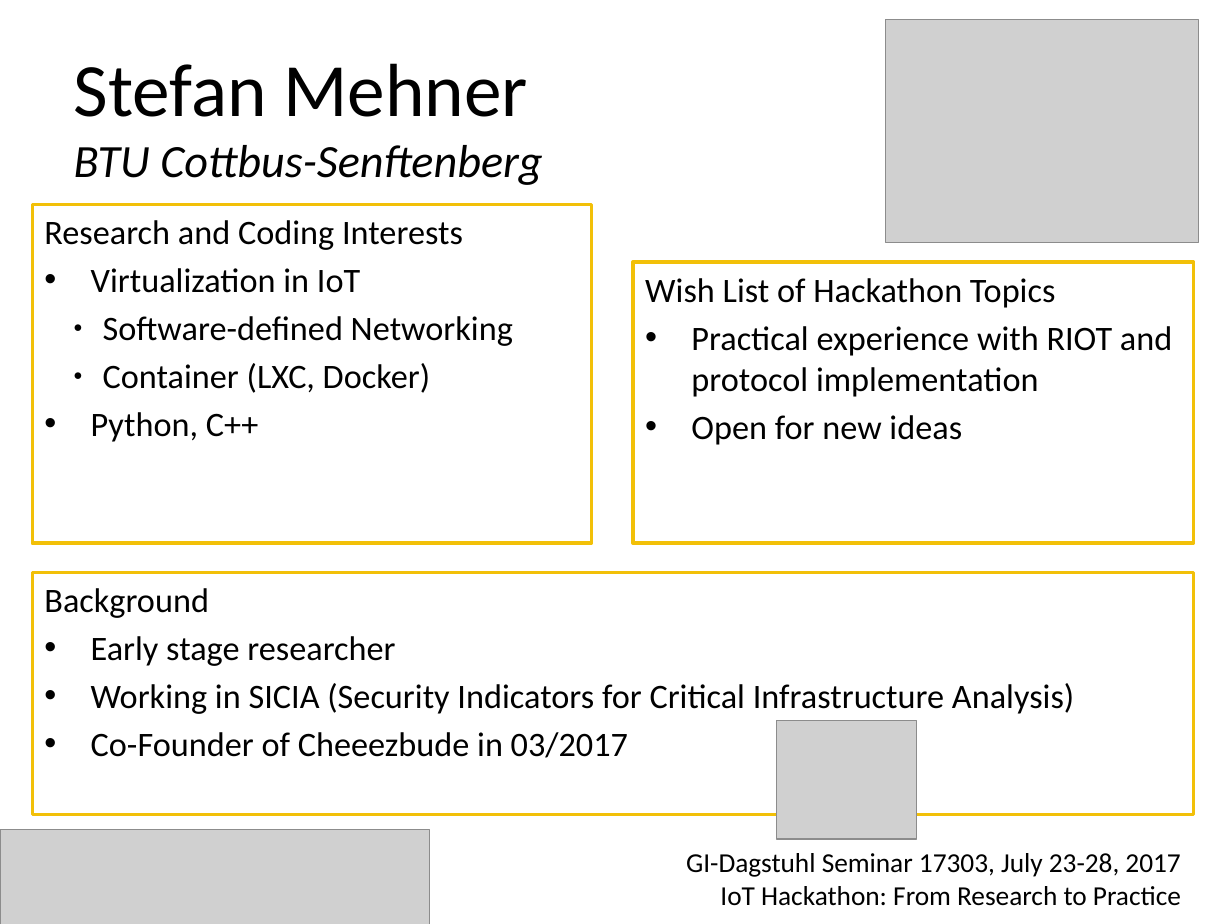
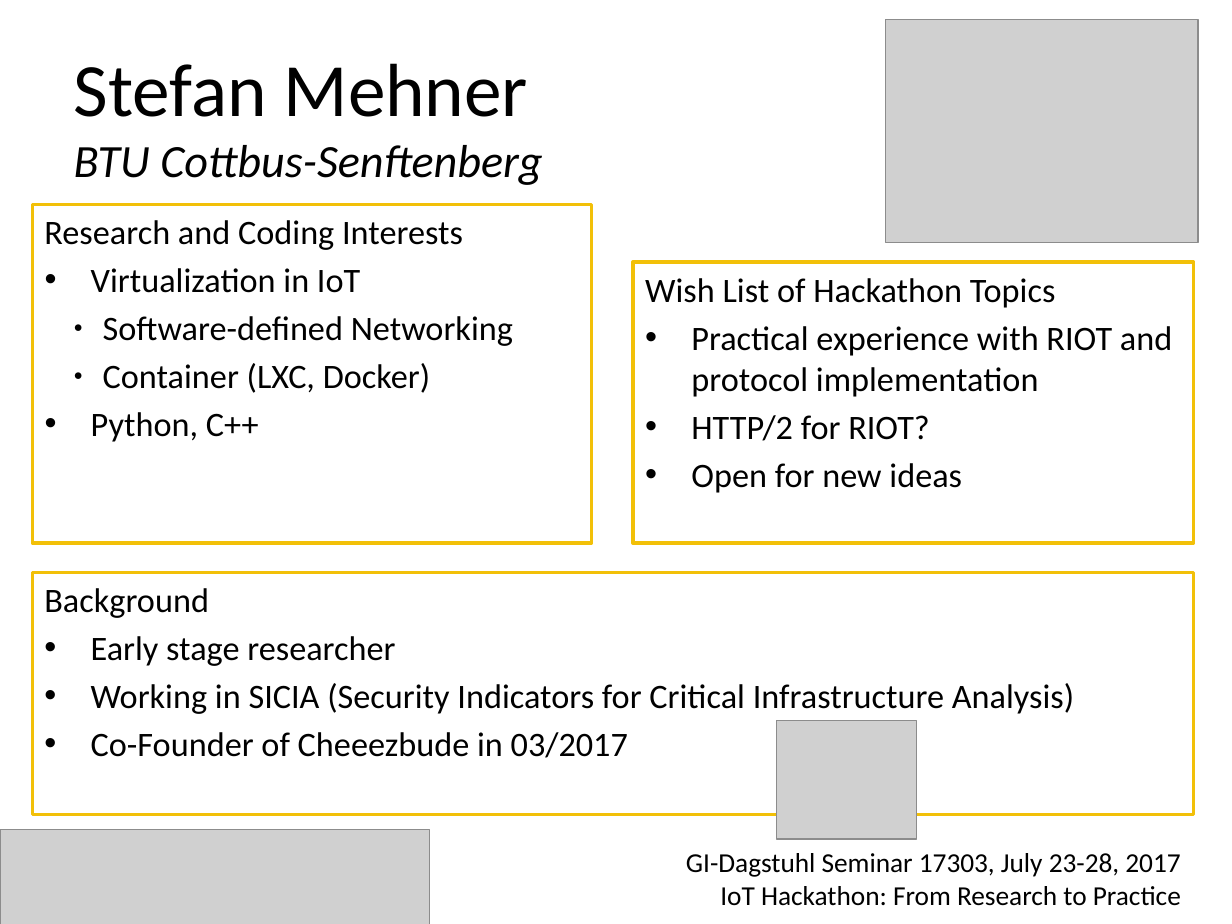
Before and after one commit to dagstuhl-hackathon17/orga, a slide deck: slide 1 of slides/intro-StefanMehner.pptx. Drawn at 1232x924 pixels with LibreOffice and Linux fonts; fonts in the diff are those of the drawing; grey boxes stand for pictures. Boxes give left, top, right and bottom in pixels: in the first picture for what was removed or moved away, otherwise in the second. Text is boxed around its words. In the diff, an @@ line names an element or a change of style, - is before the commit and + after.

```diff
--- a/slides/intro-StefanMehner.pptx
+++ b/slides/intro-StefanMehner.pptx
@@ text in rectangle at (691, 415, 930, 441): paragraph added @@
+• HTTP/2 for RIOT?
```
Also in this commit, not shown: 1 other file.
